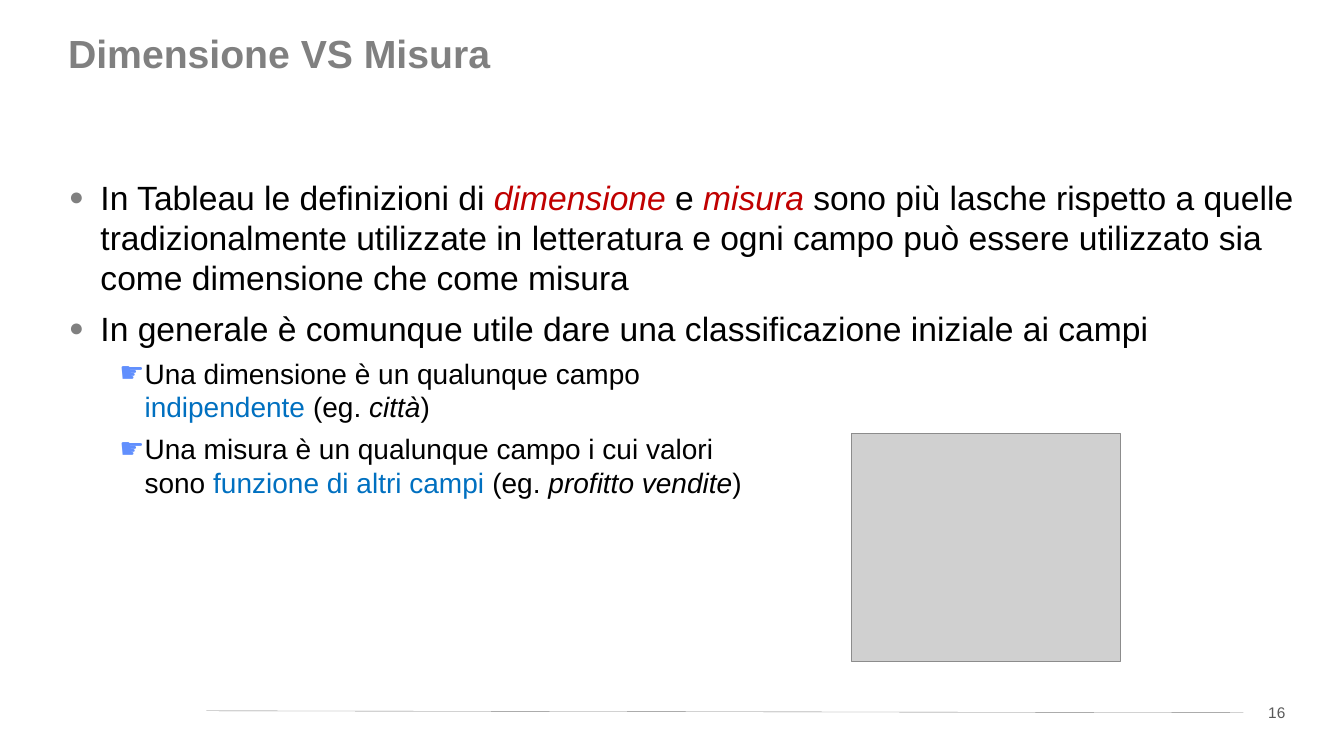
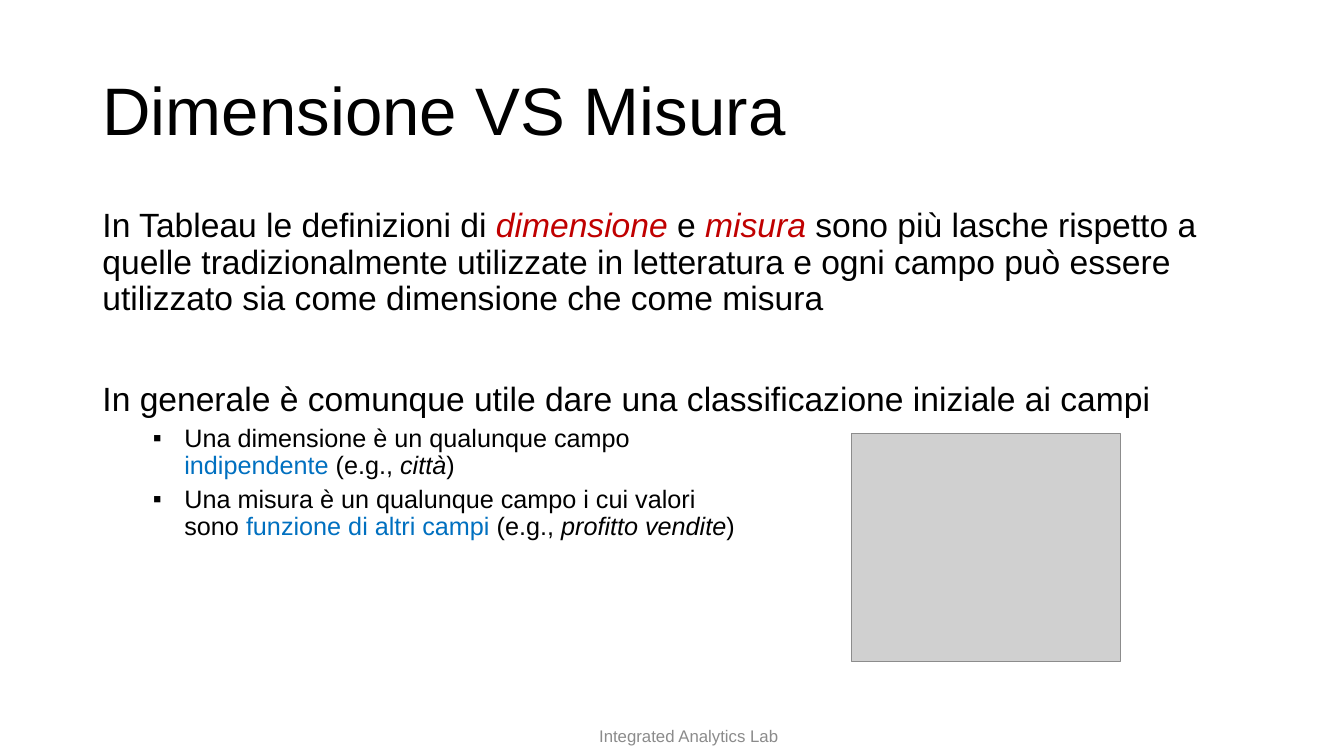
Before and after one commit to w4bo/teaching-handsondatapipelines, a slide deck: slide 10 of 04-OLAPandVisualization/slides.pptx (slide 16 before the commit). Drawn at 1344x756 pixels with LibreOffice and Linux fonts; fonts in the diff are those of the drawing; grey boxes stand for pictures; background and template pictures are left out. Boxes give left, top, right and bottom in pixels: in the first picture for what was removed or moved away, otherwise in the second. Text is boxed around its words. In the diff, an @@ line names an element or a change of style, - is before the commit and + after.

Commit message:
working on the slides

```diff
--- a/04-OLAPandVisualization/slides.pptx
+++ b/04-OLAPandVisualization/slides.pptx
@@ title "Dimensione VS Misura": place and size @@
-title "Dimensione VS Misura" at box(68, 39, 490, 69)
+title "Dimensione VS Misura" at box(102, 86, 786, 136)
@@ title "Dimensione VS Misura" at box(102, 86, 786, 136): size 28 to 48 pt, text colour #808080 to #000000, bold off; vertical alignment top to middle @@
@@ text "In Tableau le definizioni di ...": place and size @@
-text "In Tableau le definizioni di ..." at box(100, 185, 1294, 498)
+text "In Tableau le definizioni di ..." at box(102, 212, 1197, 541)
@@ text "In Tableau le definizioni di ..." at box(102, 212, 1197, 541): vertical alignment top to middle @@
@@ text at box(102, 212, 1197, 418): bullet ● to none; line spacing 1 to 0.9; more space between paragraphs @@
@@ text at box(184, 428, 735, 541): text changed; size 20 to 18 pt @@
-  ☛ Una dimensione è un qualunque campo
-    indipendente (eg. città)
-  ☛ Una misura è un qualunque campo i cui valori
-    sono funzione di altri campi (eg. profitto vendite)
+  ▪ Una dimensione è un qualunque campo
+    indipendente (e.g., città)
+  ▪ Una misura è un qualunque campo i cui valori
+    sono funzione di altri campi (e.g., profitto vendite)
@@ line removed from (207, 711) to (1244, 713) @@
@@ page number removed at box(1268, 707, 1285, 718) @@
-16
@@ text added at box(599, 730, 778, 746), 12 pt, text #8C8C8C @@
+Integrated Analytics Lab
```
Also in this commit, not shown: 49 other slides changed, 1 slide added, 10 slides removed, 4 other files.
